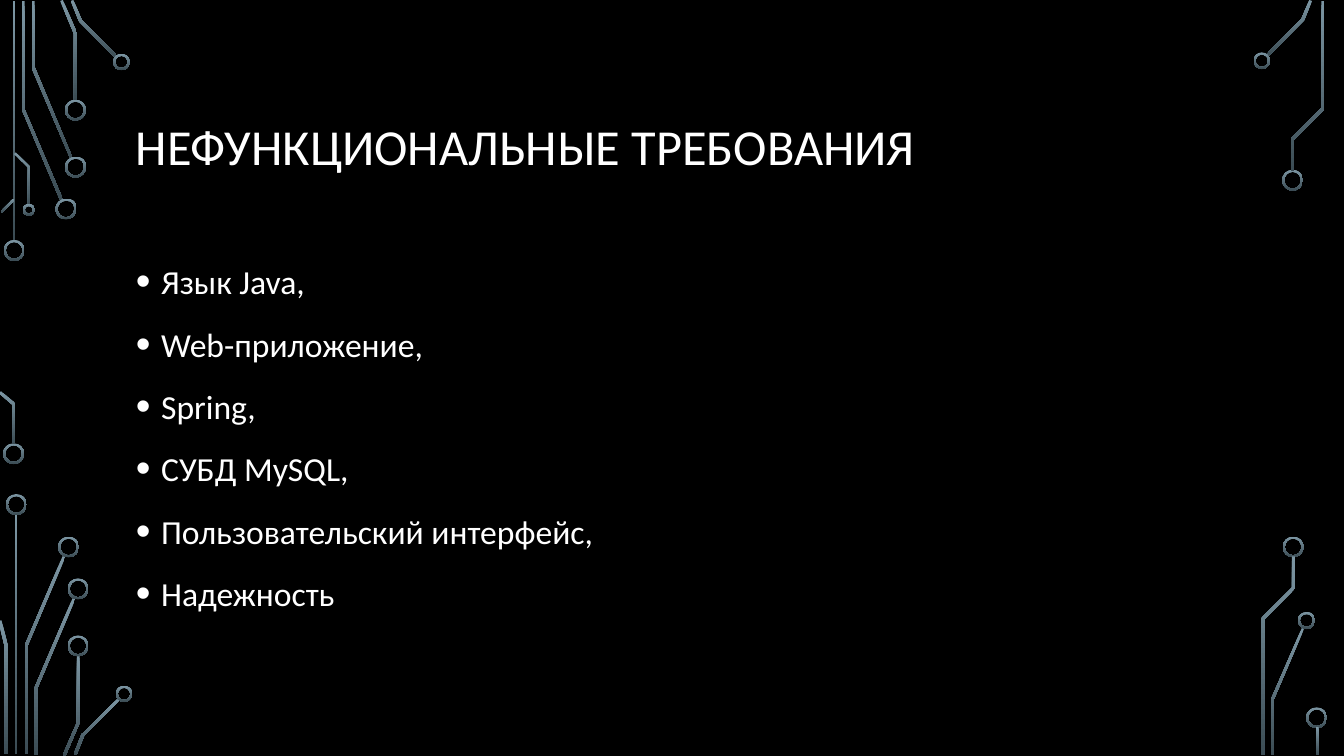
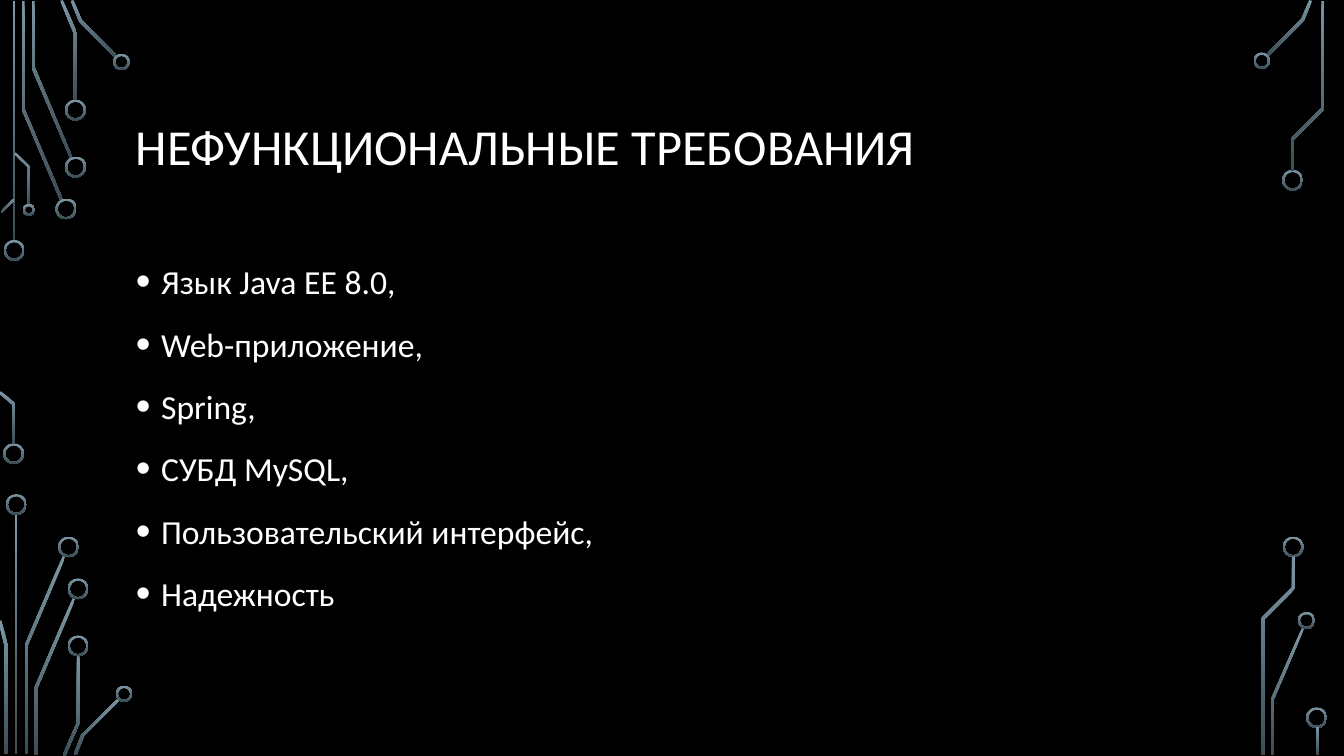
Before and after one commit to amphyzale/Distributed-Software-Systems, a slide deck: slide 7 of Course-Project/Car Crash Today End.pptx (slide 6 before the commit). Drawn at 1344x756 pixels with LibreOffice and Linux fonts; fonts in the diff are those of the drawing; background and template pictures are left out. Boxes give left, top, right and bottom in pixels: in the first picture for what was removed or moved away, otherwise in the second. Text is boxed around its words. In the diff, an @@ line names an element or a change of style, - is before the commit and + after.

```diff
--- a/Course-Project/Car Crash Today End.pptx
+++ b/Course-Project/Car Crash Today End.pptx
@@ text at (161, 271, 396, 298): text changed @@
-• Язык Java,
+• Язык Java EE 8.0,
```
Also in this commit, not shown: 6 other slides changed, 1 slide added, 1 slide removed, 3 other files.
